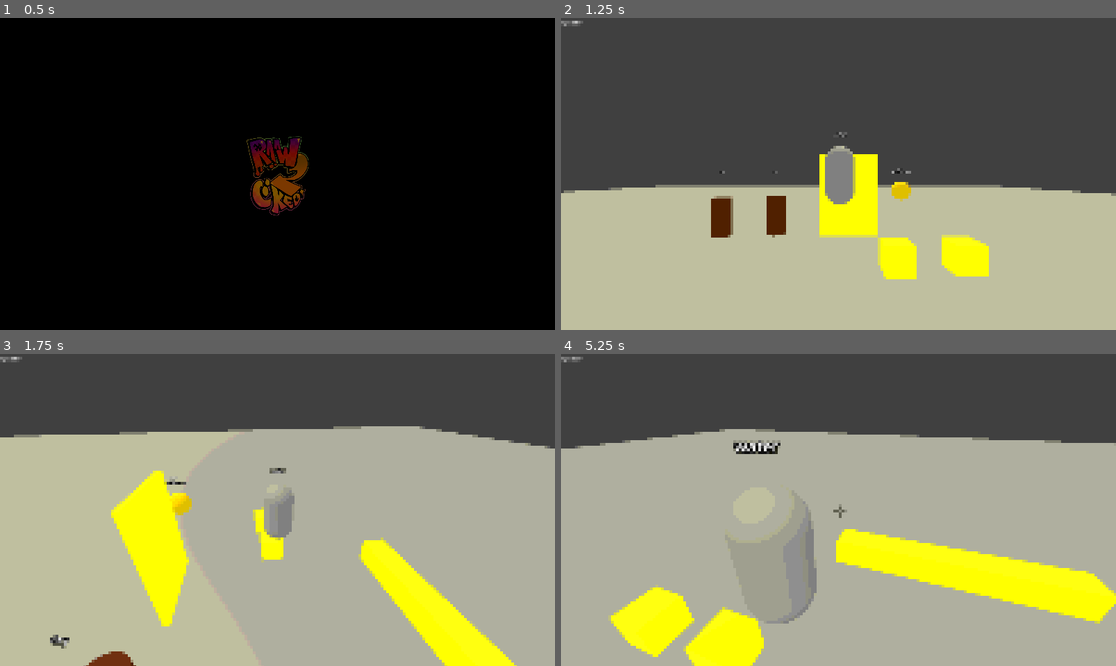
Above: before the commit, frames 1-4 (two rows, left to right).
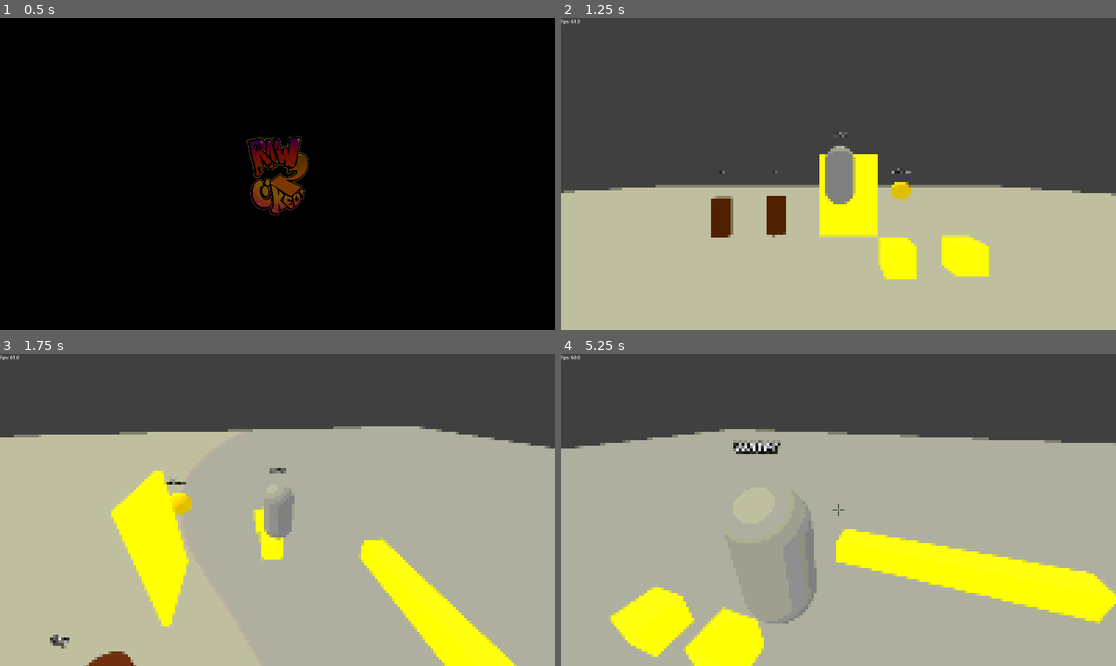
Above: after the commit, the same moments.

Repository: JZxAkuma/FIT2145-Game-Prototype-1
Game: Godot game, scene res://logo_splash_screen.tscn
Same seed, same stepped clock (60 frames per second), same inputs: the game is played once before the commit and once after it.
Inputs (mouse positions are in pixels of both pictures, inside the frame that each line leads up to):
- Up to frame 1 (0.5 s): no input
- Up to frame 2 (1.25 s): tap Enter (ui_accept) at 0.5, 0.77 s; move the mouse to (960, 158) at 0.52 s; press the mouse at (960, 158) at 0.53 s; hold D (right) from 0.53 s (still down)
- Up to frame 3 (1.75 s): move the mouse to (249, 510) at 1.27 s; release D (right) at 1.28 s; release the mouse at (249, 510) at 1.28 s; hold Up (ui_up) from 1.28 s (still down); right-click (249, 510) at 1.35 s; tap Enter (ui_accept) at 1.52 s; click (249, 510) at 1.55 s
- Up to frame 4 (5.25 s): keep holding Up (ui_up); move the mouse to (849, 503) at 2.02 s; press the mouse at (849, 503) at 2.03 s; tap Mouse wheel down (scroll_down) at 2.1 s; tap Enter (ui_accept) at 2.75, 3.02, 3.77, 4.52 s; move the mouse to (832, 516) at 2.77 s; release the mouse at (832, 516) at 2.78 s; tap Mouse wheel up (scroll_up) at 2.85 s; click (832, 516) at 3.05 s; move the mouse to (877, 513) at 3.52 s; press the mouse at (877, 513) at 3.53 s; move the mouse to (794, 506) at 4.27 s; release the mouse at (794, 506) at 4.28 s; click (794, 506) at 4.35 s; move the mouse to (844, 510) at 5.02 s; hold Right mouse button (aim) from 5.03 s (still down)

Frame 1 is identical in both runs. In frame 2, less than 0.1% of the frame differs, in the area x 0-5%, y 0-3%; in frame 3, less than 0.1%; in frame 4, less than 0.1%, in the area x 0-52%, y 0-53%.

Commit message:
Adjusted so ui is not effected by shaders
+ moving shaders layer to layer 0
+ moving ui layer to layer 1

Diff:
--- a/level component/player.tscn
+++ b/level component/player.tscn
@@ -46,7 +46,9 @@
 [node name="RayCast3D" type="RayCast3D" parent="camera point/SpringArm3D/Camera3D"]
 transform = Transform3D(1, 0.000113591, -0.000140877, -0.000140846, -0.000338703, -1, -0.00011363, 1, -0.00033869, 0, 0, 0)
 
-[node name="Control" type="Control" parent="."]
+[node name="CanvasLayer" type="CanvasLayer" parent="."]
+
+[node name="Control" type="Control" parent="CanvasLayer"]
 layout_mode = 3
 anchors_preset = 15
 anchor_right = 1.0
@@ -54,12 +56,14 @@
 grow_horizontal = 2
 grow_vertical = 2
 
-[node name="casting to" type="Label" parent="Control"]
+[node name="casting to" type="Label" parent="CanvasLayer/Control"]
 layout_mode = 1
 offset_right = 40.0
 offset_bottom = 23.0
 
-[node name="Crosshair" type="TextureRect" parent="Control"]
+[node name="Crosshair" type="TextureRect" parent="CanvasLayer/Control"]
+modulate = Color(0.833336, 0.425044, 0.572867, 1)
+top_level = true
 layout_mode = 1
 anchors_preset = 8
 anchor_left = 0.5
--- a/player.gd
+++ b/player.gd
@@ -9,12 +9,12 @@
 @export var JUMP_VELOCITY = 4.5
 @onready var pivot: Node3D = $"camera point"
 @onready var castline: RayCast3D = $"camera point/SpringArm3D/Camera3D/RayCast3D"
-@onready var debug_label: Label = $"Control/casting to"
+@onready var debug_label: Label = $"CanvasLayer/Control/casting to"
 @onready var cast_point: Marker3D = $"cast point"
 @export var aim_camera_pos: Vector3 = Vector3(0.969, 0.792, 0.0)
 @export var aim_spring_length: float = 2.0
 @export var default_spring_length: float = 5.0
-@onready var crosshair: TextureRect = $Control/Crosshair
+@onready var crosshair: TextureRect = $CanvasLayer/Control/Crosshair
 @onready var camera: Camera3D = $"camera point/SpringArm3D/Camera3D"
 @onready var camerapoint: Node3D = $"camera point"
 @onready var springarm: SpringArm3D = $"camera point/SpringArm3D"
--- a/world.tscn
+++ b/world.tscn
@@ -440,6 +440,7 @@
 transform = Transform3D(1, 0, 0, 0, 1, 0, 0, 0, 1, -35.9367, 0.251518, 5.77436)
 
 [node name="PixelShader" type="CanvasLayer" parent="."]
+layer = 0
 
 [node name="ColorRect" type="ColorRect" parent="PixelShader"]
 material = SubResource("ShaderMaterial_wse8f")
